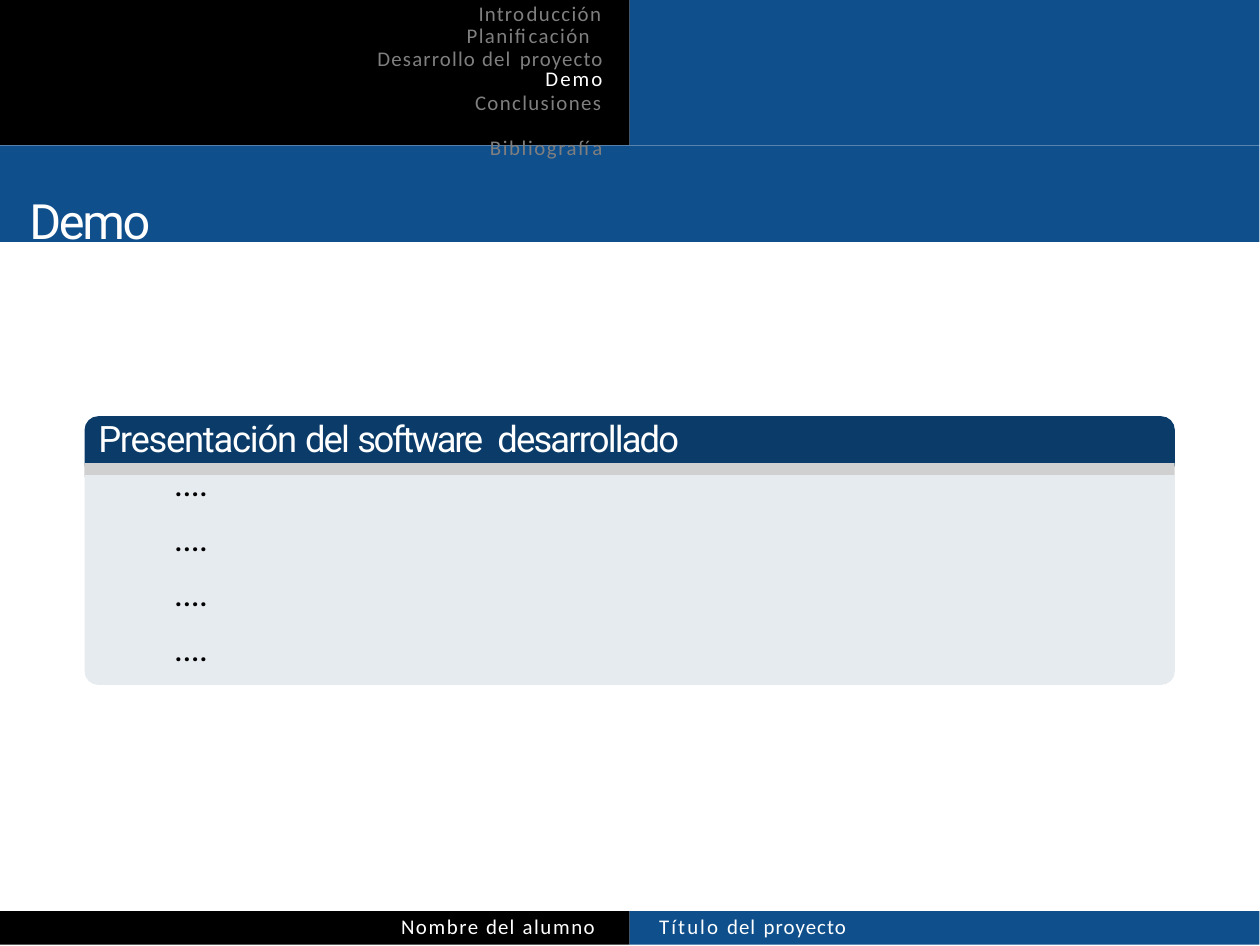
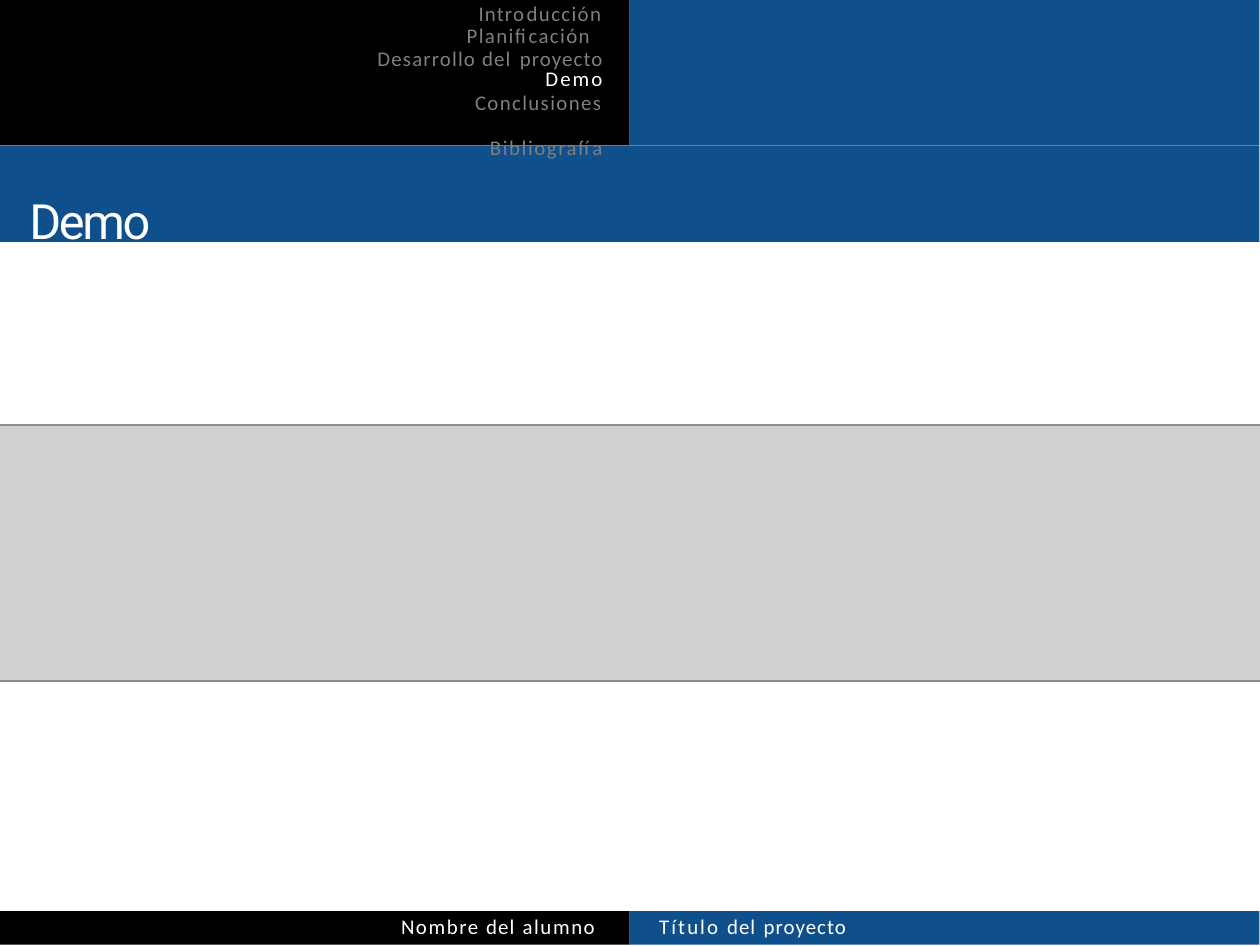
Before and after one commit to kodorniz/jUCAbox_PFC, a slide deck: slide 23 of doc/plantilla-presentacion.pptx (slide 19 before the commit). Drawn at 1260x946 pixels with LibreOffice and Linux fonts; fonts in the diff are those of the drawing; grey boxes stand for pictures; background and template pictures are left out. Boxes give left, top, right and bottom in pixels: in the first picture for what was removed or moved away, otherwise in the second. Text is boxed around its words. In the diff, an @@ line names an element or a change of style, - is before the commit and + after.

```diff
--- a/doc/plantilla-presentacion.pptx
+++ b/doc/plantilla-presentacion.pptx
@@ freeform shape removed at box(85, 418, 1175, 467) @@
@@ picture added at box(0, 425, 1260, 682) @@
@@ text removed at box(98, 424, 679, 453) @@
-Presentación del software desarrollado
-....
-....
-....
-....
@@ picture removed at box(85, 462, 1175, 478) @@
@@ freeform shape removed at box(85, 475, 1175, 685) @@
```
Also in this commit, not shown: 10 other slides changed, 4 slides added, 1 other file.
